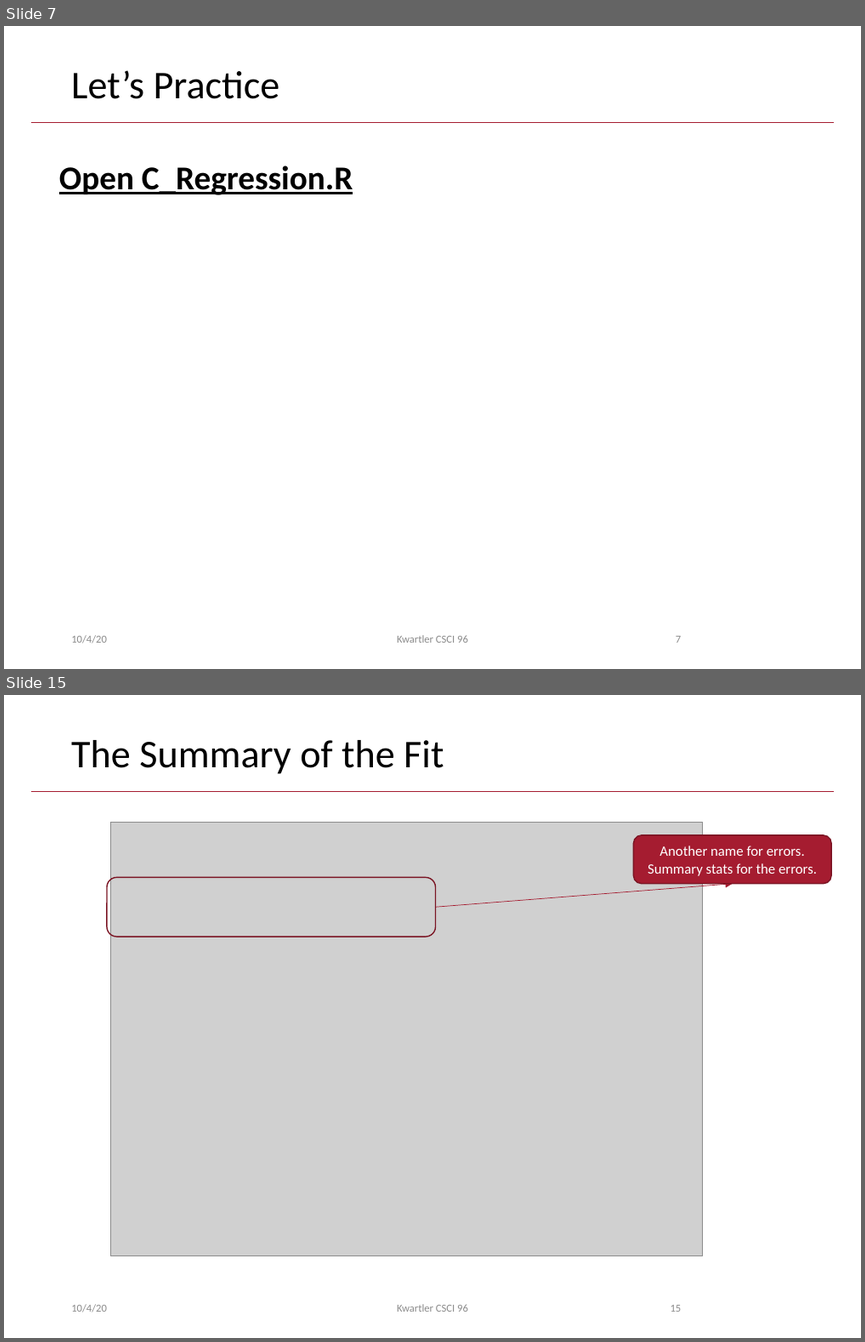
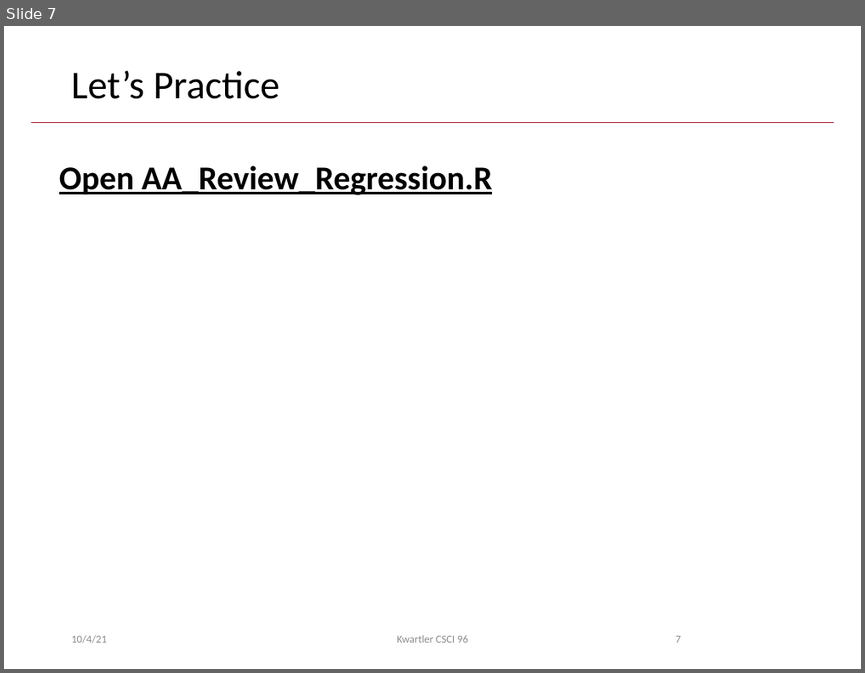
Before and after one commit to kwartler/Harvard_DataMining_Business_Student, a slide deck: Lessons/E_LogReg/Regression_review.pptx. Shown one above the other, each under a label of ours: slides 7 and 15 before the commit, slide 7 after it; the slides between them are not shown. The pictures are 865x1342 and 865x673 pixels, drawn with LibreOffice and Linux fonts; fonts in the diff are those of the drawing; grey boxes stand for pictures; background and template pictures are left out. Boxes give left, top, right and bottom in pixels: in the first picture for what was removed or moved away, otherwise in the second. Text is boxed around its words. In the diff, an @@ line names an element or a change of style, - is before the commit and + after.

Commit message:
adjust logistic regression lesson

```diff
--- a/Lessons/E_LogReg/Regression_review.pptx
+++ b/Lessons/E_LogReg/Regression_review.pptx
@@ slide 15 removed at box(4, 695, 861, 1338), background #FFFFFF; not listed: 1 template element that a slide beside it also shows @@
@@ title removed at box(71, 740, 443, 774) @@
-The Summary of the Fit
@@ picture removed at box(111, 822, 704, 1255) @@
@@ rounded rectangle removed at box(634, 835, 832, 884) @@
-Another name for errors.
-Summary stats for the errors.
@@ rounded rectangle removed at box(107, 878, 436, 936) @@
@@ arrow removed from (436, 907) to (732, 884) @@
@@ text removed at box(71, 1304, 107, 1312) @@
-10/4/20
@@ text removed at box(397, 1304, 468, 1311) @@
-Kwartler CSCI 96
@@ page number removed at box(670, 1304, 681, 1311) @@
-15
@@ slide 7 changed as well @@
@@ text at box(59, 165, 493, 195): text changed @@
-Open C_Regression.R
+Open AA_Review_Regression.R
@@ text at box(71, 635, 107, 643): text changed @@
-10/4/20
+10/4/21
```
Also in this commit, not shown: 6 other slides changed, 23 other slides removed, 9 other files.
